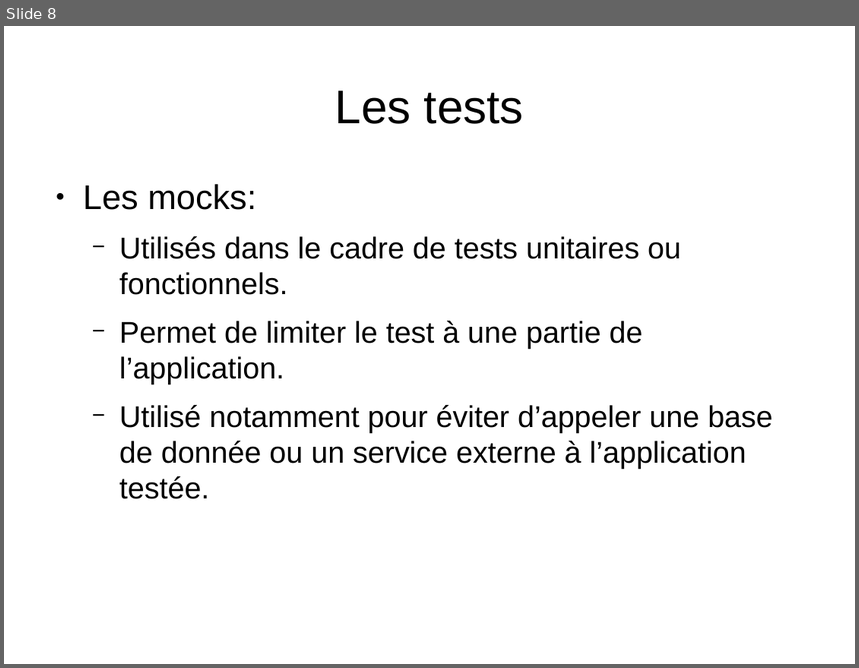
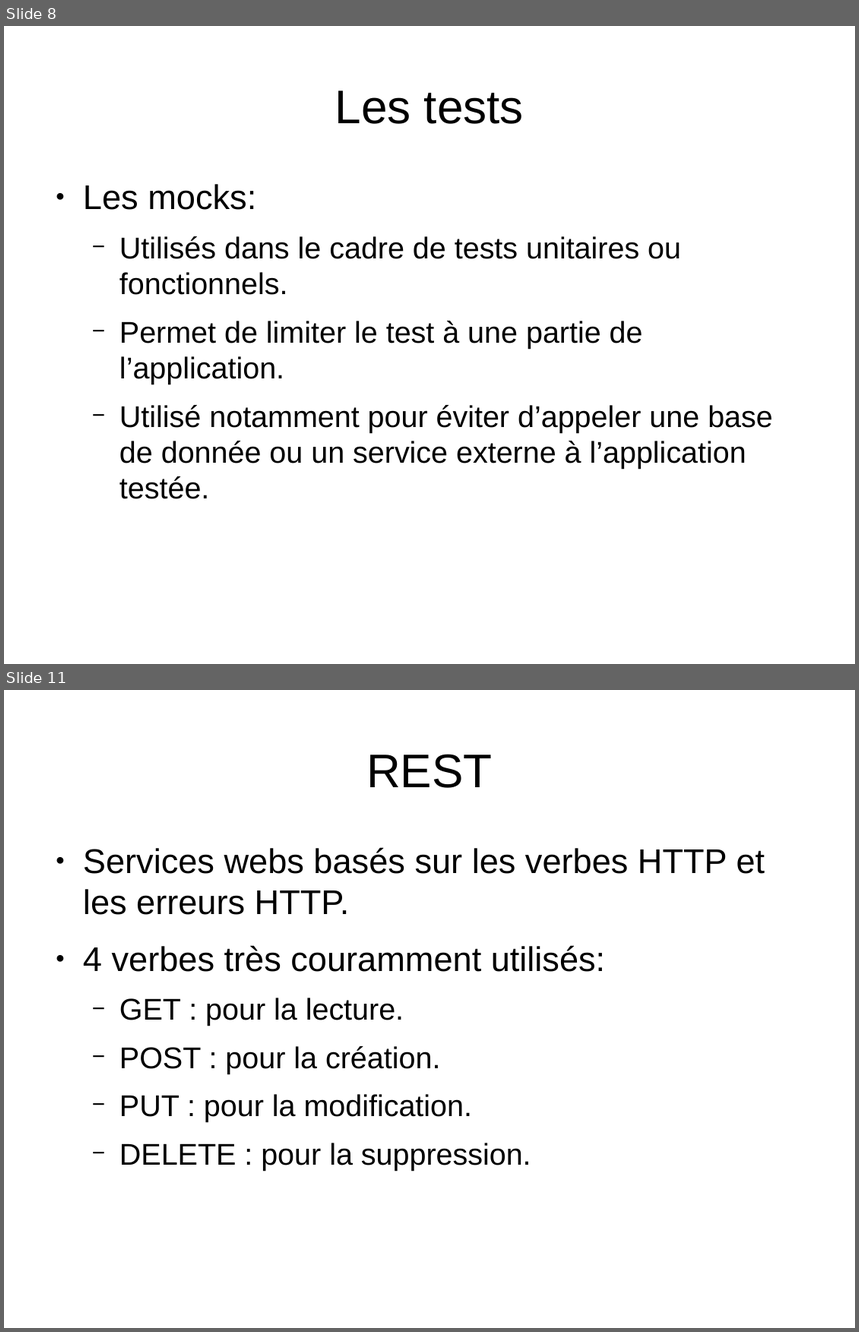
Before and after one commit to simvetanylen/formation_python, a slide deck: presentation/diapos.odp. Shown one above the other, each under a label of ours: slide 8 before the commit, slides 8 and 11 after it; the slides between them are not shown. The pictures are 859x668 and 859x1332 pixels, drawn with LibreOffice and Linux fonts; fonts in the diff are those of the drawing. Boxes give left, top, right and bottom in pixels: in the first picture for what was removed or moved away, otherwise in the second. Text is boxed around its words. In the diff, an @@ line names an element or a change of style, - is before the commit and + after.

```diff
--- a/presentation/diapos.odp
+++ b/presentation/diapos.odp
@@ slide 11 added at <box>4,690,855,1328</box>, background #FFFFFF @@
@@ title added at <box>367,754,492,788</box>, 44 pt, text #000000 @@
+REST
@@ text added at <box>83,847,766,1170</box>, 28 pt, text #000000 @@
+● Services webs basés sur les verbes HTTP et les erreurs HTTP.
+● 4 verbes très couramment utilisés:
+  − GET : pour la lecture.
+  − POST : pour la création.
+  − PUT : pour la modification.
+  − DELETE : pour la suppression.
```
Also in this commit, not shown: 1 slide changed, 4 other slides added, 2 other files.
